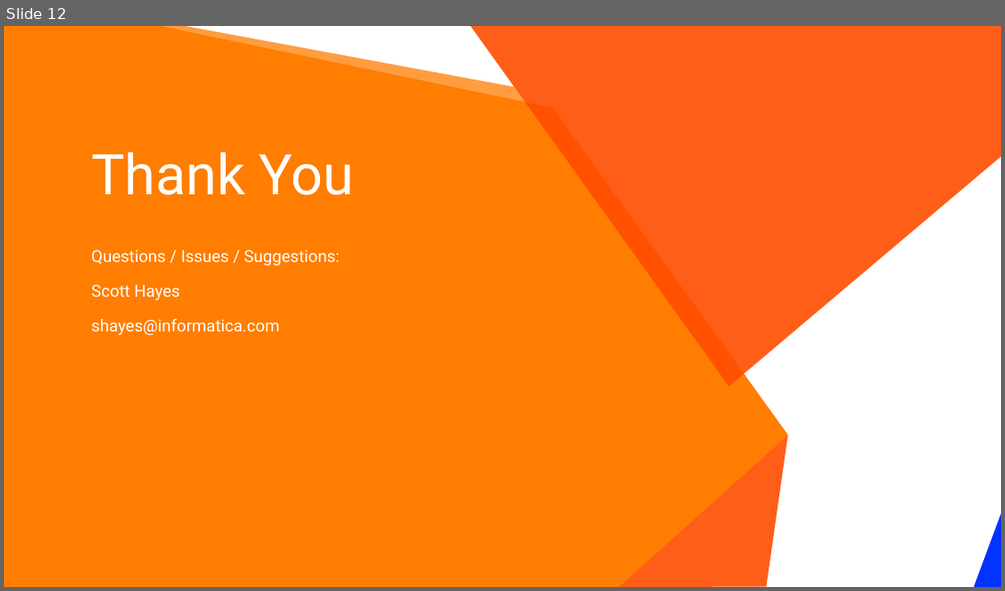
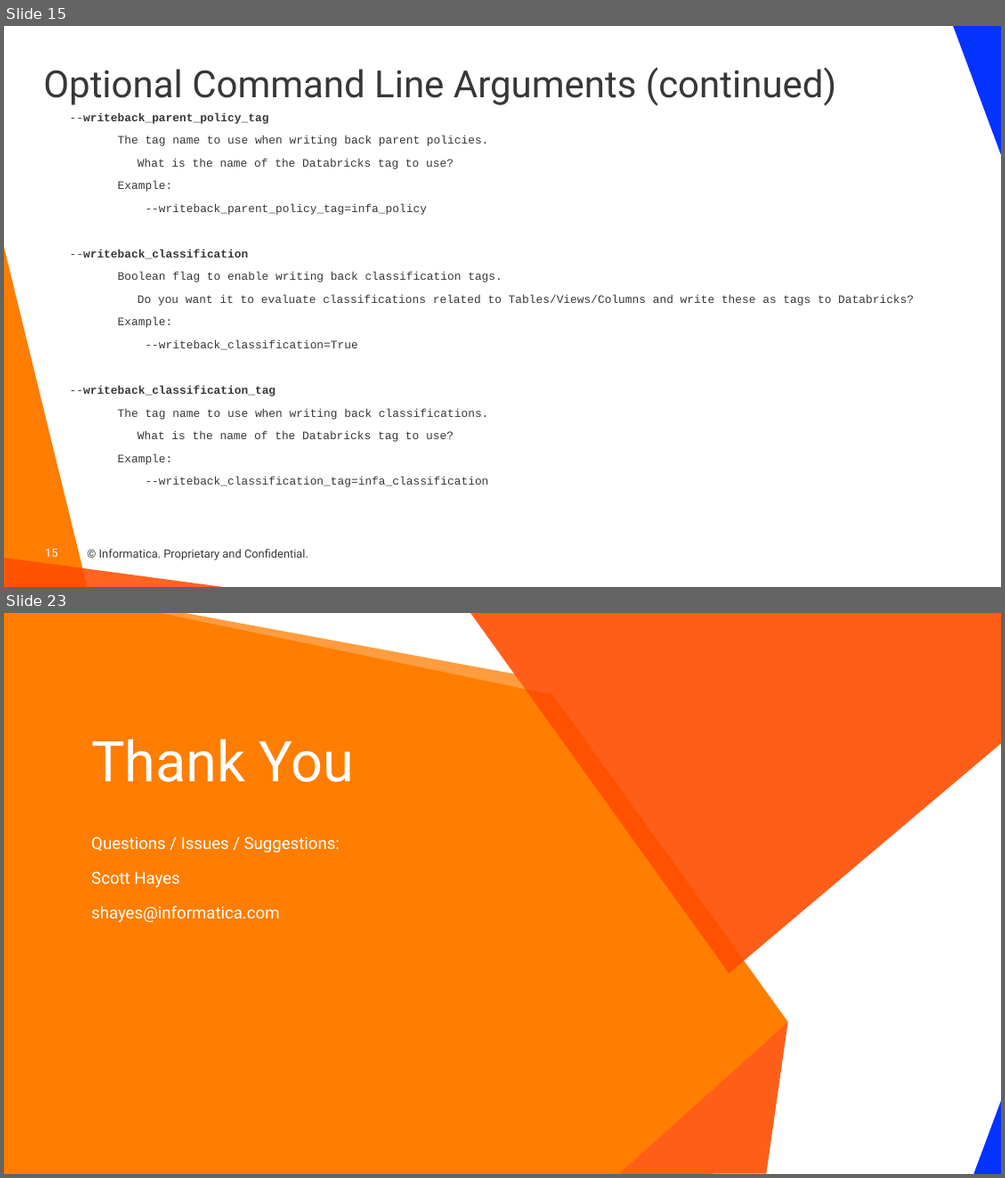
Before and after one commit to haystraw/Informatica_Databricks_Tag_Writer, a slide deck: CDGC Databricks Tag Writer.pptx. Shown one above the other, each under a label of ours: slide 12 before the commit, slides 15 and 23 after it; the slides between them are not shown. The pictures are 1005x591 and 1005x1178 pixels, drawn with LibreOffice and Linux fonts; fonts in the diff are those of the drawing; background and template pictures are left out. Boxes give left, top, right and bottom in pixels: in the first picture for what was removed or moved away, otherwise in the second. Text is boxed around its words. In the diff, an @@ line names an element or a change of style, - is before the commit and + after.

Commit message:
v20250709 Added pagination to searches to large environments Moved config parameters to config file, and added ability to override using command line parameters

```diff
--- a/CDGC Databricks Tag Writer.pptx
+++ b/CDGC Databricks Tag Writer.pptx
@@ slide 15 added at bbox=[4, 26, 1001, 587], background #FFFFFF @@
@@ right triangle added at bbox=[953, 26, 1001, 155], fill #0432FF @@
@@ title added at bbox=[43, 67, 836, 106], 36 pt, text #373737 @@
+Optional Command Line Arguments (continued)
@@ text added at bbox=[70, 112, 914, 487], 11 pt, text #373737 @@
+--writeback_parent_policy_tag
+The tag name to use when writing back parent policies.
+What is the name of the Databricks tag to use?
+Example:
+--writeback_parent_policy_tag=infa_policy
+--writeback_classification
+Boolean flag to enable writing back classification tags.
+Do you want it to evaluate classifications related to Tables/Views/Columns and write these as tags to Databricks?
+Example:
+--writeback_classification=True
+--writeback_classification_tag
+The tag name to use when writing back classifications.
+What is the name of the Databricks tag to use?
+Example:
+--writeback_classification_tag=infa_classification
@@ right triangle added at bbox=[4, 246, 88, 587], fill #FF7D00 @@
@@ right triangle added at bbox=[4, 557, 223, 587], fill #FF4D00 at 87% opacity @@
@@ page number added at bbox=[45, 548, 57, 556], 11 pt, text #FFFFFF @@
+15
@@ text added at bbox=[99, 548, 308, 560], 11 pt, text #373737 @@
+© Informatica. Proprietary and Confidential.
@@ what was slide 12 is now slide 23 @@
```
Also in this commit, not shown: 6 slides changed, 10 other slides added, 7 other files.
